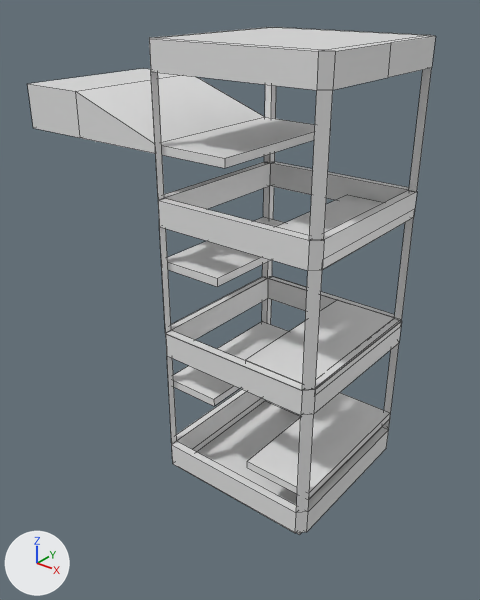
The Blender file projects/EmoBoy/Assets/baseline/ext/models/building3.blend: old version first, new version second.
Camera for both pictures: a 50 mm lens placed at (4.22, -6.11, 3.3), pointed at (-0.49, -0.22, -0.35). Arrows for +X, +Y and +Z are at lower left; the lights stay in place. Mesh edges are drawn as thin lines.

The first picture shows 'building3'.
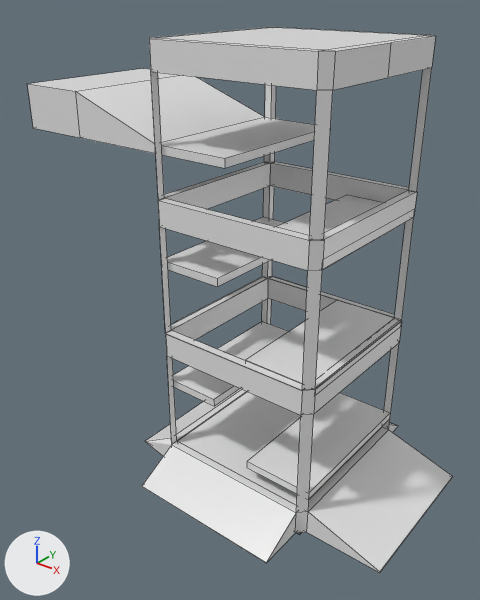
Diff of the bpy script that builds the scene:
```diff
--- a/projects/EmoBoy/Assets/baseline/ext/models/building3.blend.py
+++ b/projects/EmoBoy/Assets/baseline/ext/models/building3.blend.py
@@ me_cube_002 @@
 # used by ob_building3; location = (0.0, 0.0, 0.0)
-me_cube_002.from_pydata(...)  # 194 vertices, 245 faces; spans x -3.26..1.15, y -1.1..1.1, z -2.72..2.75
+me_cube_002.from_pydata(...)  # 214 vertices, 265 faces; spans x -3.26..2.11, y -1.67..1.56, z -2.72..2.75
+# me_cube_002 part 1
+# 5 faces are deleted
+# 3 vertices move from x -1.05, y -1.0..1.0, z -2.61..-2.29 to x -1.59..-1.04, y -1.0..1.0, z -2.61..-2.29
+# 20 vertices are added at x -0.95..2.11, y -1.67..1.56, z -2.72..-2.29
+# 25 new faces join them
 me_cube_002.materials.append(mat_material)
```

What differs and where, as boxes (x1, y1, x2, y2) in the pictures (480 x 600 px):
'building3', reshaped (7% taller)
    before: (28, 27, 435, 535)
    after: (28, 27, 452, 573)
part 1 of me_cube_002, built on
    before: (172, 298, 389, 534)
    after: (142, 298, 452, 573)
